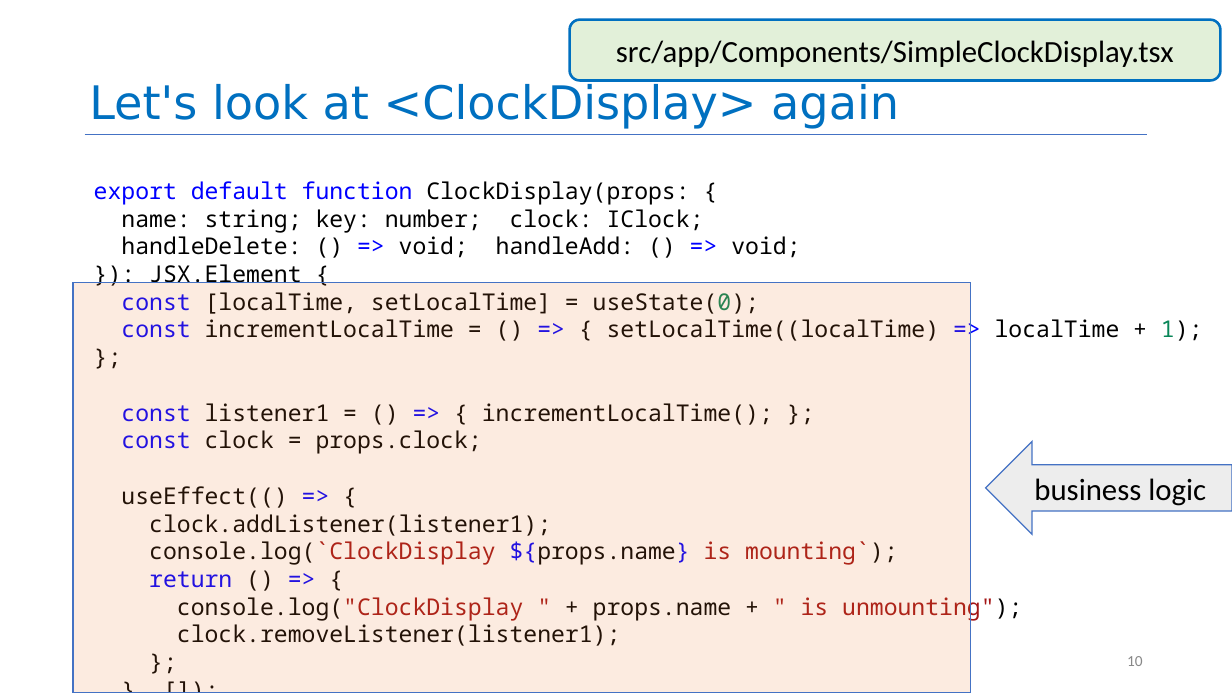
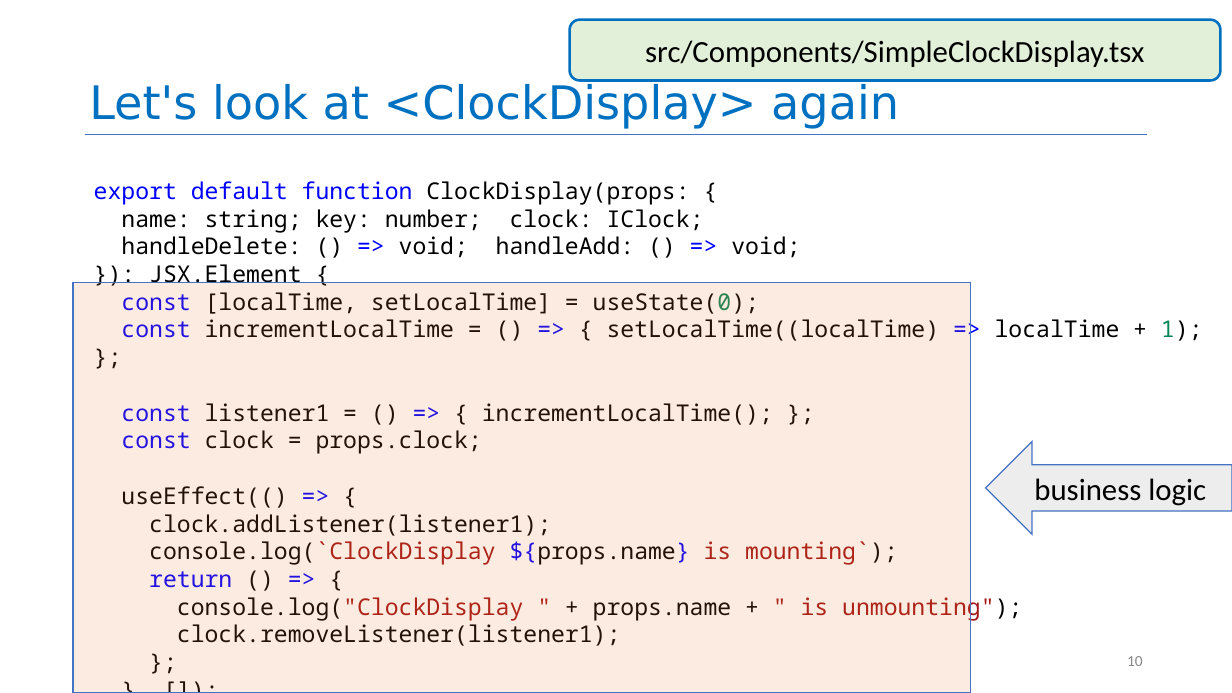
Before and after one commit to neu-se/CS4530-Spring-2025, a slide deck: slide 10 of Slides/Module 09 React Hooks.pptx. Drawn at 1232x693 pixels with LibreOffice and Linux fonts; fonts in the diff are those of the drawing. Boxes give left, top, right and bottom in pixels: in the first picture for what was removed or moved away, otherwise in the second. Text is boxed around its words. In the diff, an @@ line names an element or a change of style, - is before the commit and + after.

```diff
--- a/Slides/Module 09 React Hooks.pptx
+++ b/Slides/Module 09 React Hooks.pptx
@@ text in rounded rectangle at [645, 40, 1144, 67]: text changed @@
-src/app/Components/SimpleClockDisplay.tsx
+src/Components/SimpleClockDisplay.tsx
```
Also in this commit, not shown: 8 other slides changed, 2 other files.
